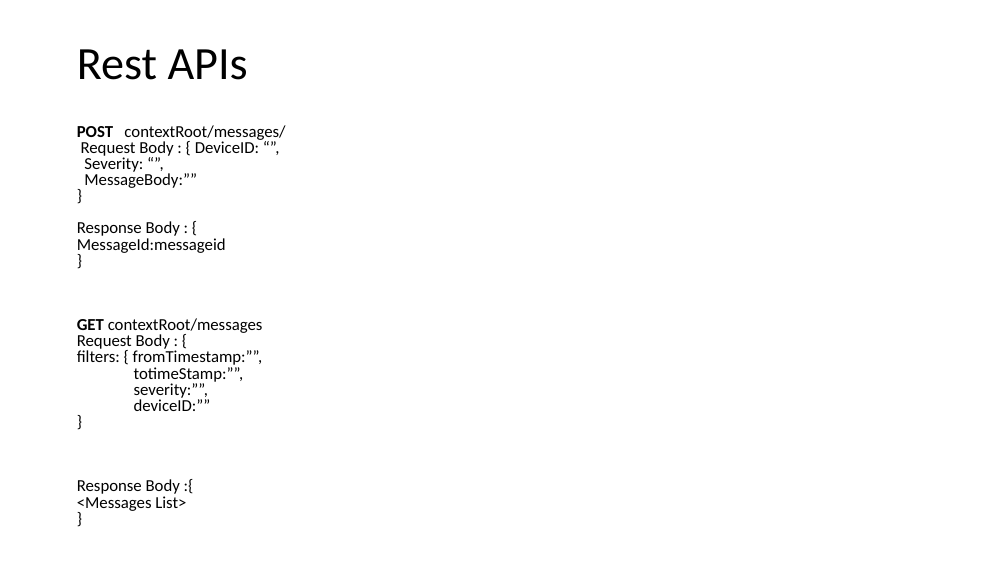
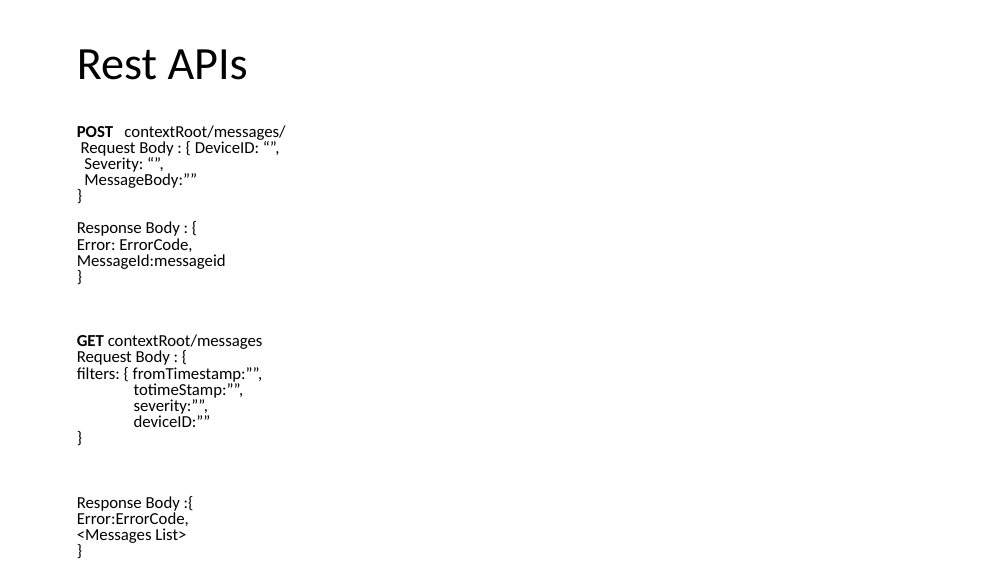
Before and after one commit to ritmehra/DeviceManager, a slide deck: slide 10 of DeviceManager/CMAD_prezo.pptx. Drawn at 1008x567 pixels with LibreOffice and Linux fonts; fonts in the diff are those of the drawing. Boxes give left, top, right and bottom in pixels: in the first picture for what was removed or moved away, otherwise in the second. Text is boxed around its words. In the diff, an @@ line names an element or a change of style, - is before the commit and + after.

Commit message:
Prezo ver-4

```diff
--- a/DeviceManager/CMAD_prezo.pptx
+++ b/DeviceManager/CMAD_prezo.pptx
@@ text at (77, 238, 192, 252): paragraph added @@
+Error: ErrorCode,
@@ text at (77, 510, 189, 526): paragraph added @@
+Error:ErrorCode,
```
